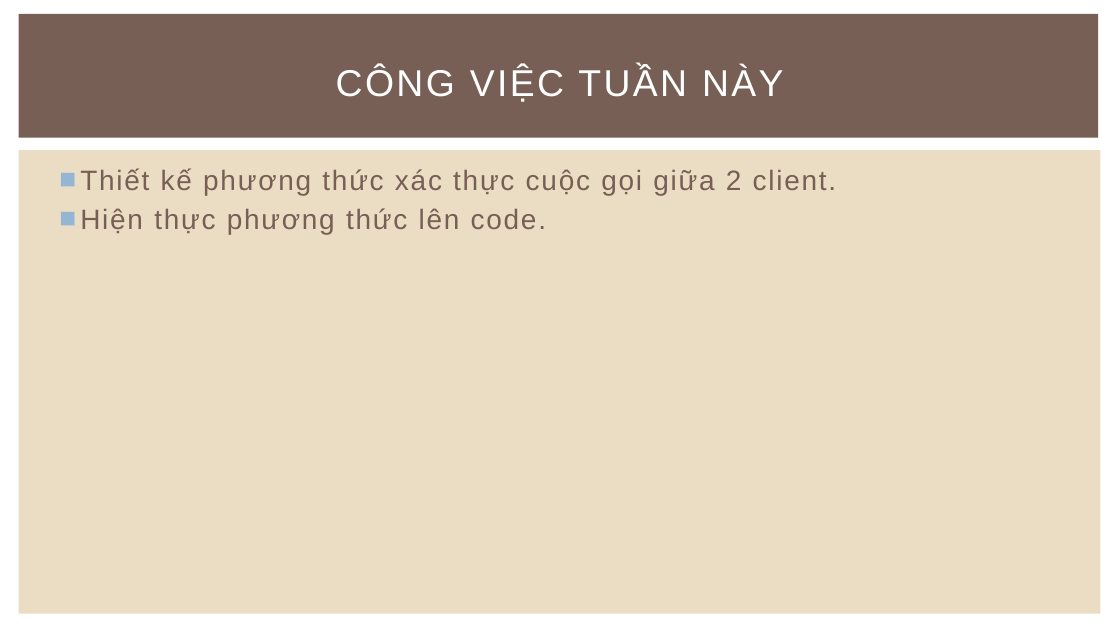
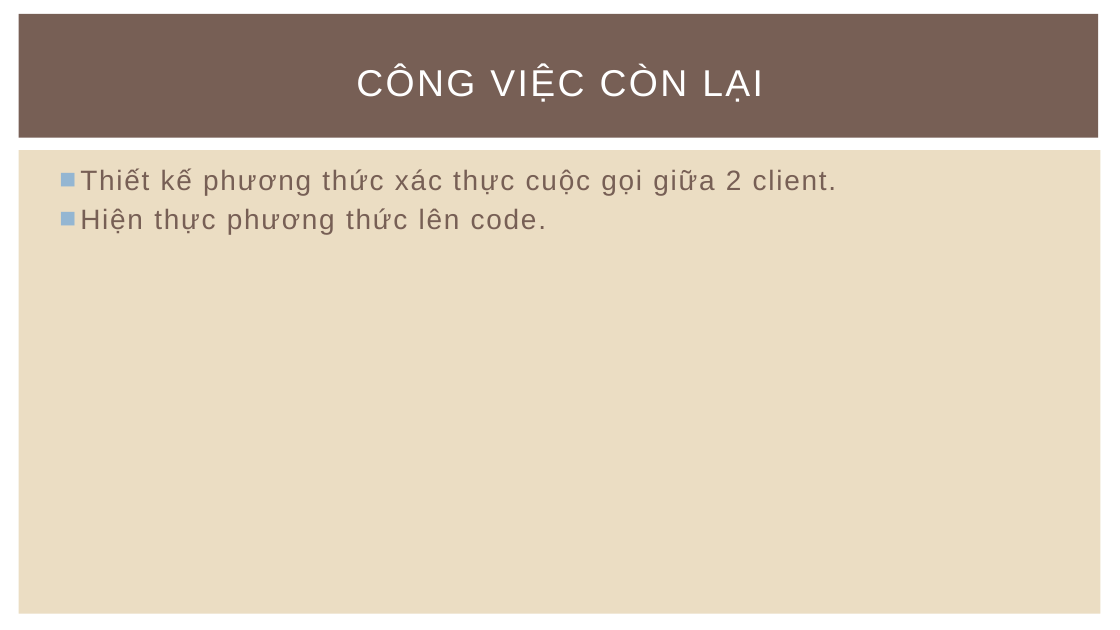
Before and after one commit to pt4everluv/-n-Java, a slide deck: slide 3 of Slide/Project.pptx. Drawn at 1120x630 pixels with LibreOffice and Linux fonts; fonts in the diff are those of the drawing. Boxes give left, top, right and bottom in pixels: in the first picture for what was removed or moved away, otherwise in the second. Text is boxed around its words. In the diff, an @@ line names an element or a change of style, - is before the commit and + after.

```diff
--- a/Slide/Project.pptx
+++ b/Slide/Project.pptx
@@ title at (x1=356, y1=66, x2=763, y2=102): text changed @@
-CÔNG VIỆC TUẦN NÀY
+CÔNG VIỆC CÒN LẠI
```
Also in this commit, not shown: 3 other slides changed.
